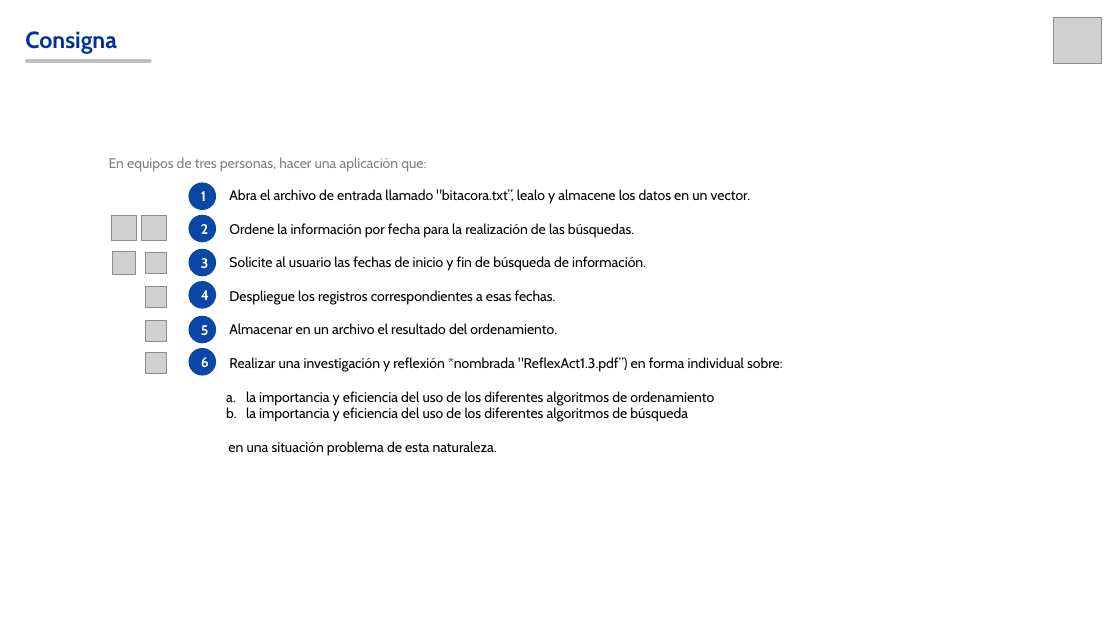
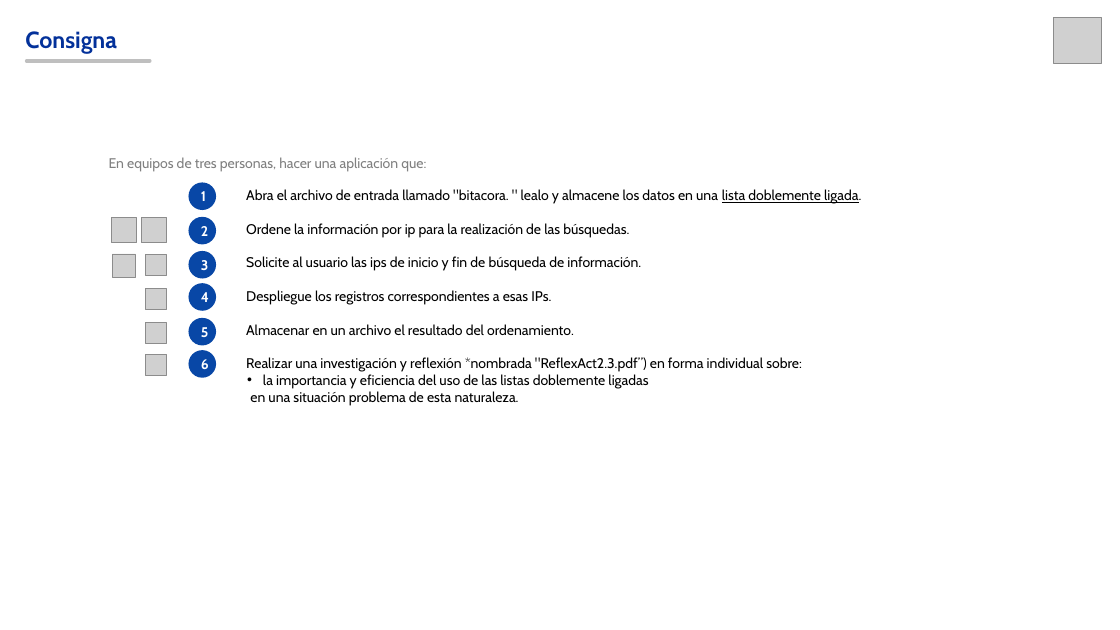
Before and after one commit to kochomati/actividad1_3, a slide deck: slide 2 of actividad_2_3/reflexiones/ReflexAct1.3-MatiasKochowski.pptx. Drawn at 1120x630 pixels with LibreOffice and Linux fonts; fonts in the diff are those of the drawing; grey boxes stand for pictures. Boxes give left, top, right and bottom in pixels: in the first picture for what was removed or moved away, otherwise in the second. Text is boxed around its words. In the diff, an @@ line names an element or a change of style, - is before the commit and + after.

Commit message:
Updated Powerpoint.

```diff
--- a/actividad_2_3/reflexiones/ReflexAct1.3-MatiasKochowski.pptx
+++ b/actividad_2_3/reflexiones/ReflexAct1.3-MatiasKochowski.pptx
@@ text "Abra el archivo de entrada ...": place and size @@
-text "Abra el archivo de entrada ..." at box(228, 189, 783, 456)
+text "Abra el archivo de entrada ..." at box(246, 189, 861, 406)
@@ text at box(246, 189, 861, 305): text changed @@
-1. Abra el archivo de entrada llamado "bitacora.txt”, lealo y almacene los datos en un vector.
-2. Ordene la información por fecha para la realización de las búsquedas.
-3. Solicite al usuario las fechas de inicio y fin de búsqueda de información.
-4. Despliegue los registros correspondientes a esas fechas.
+Abra el archivo de entrada llamado "bitacora. " lealo y almacene los datos en una lista doblemente ligada.
+Ordene la información por ip para la realización de las búsquedas.
+Solicite al usuario las ips de inicio y fin de búsqueda de información.
+Despliegue los registros correspondientes a esas IPs.
@@ text at box(246, 324, 574, 406): bullet 1. to none; indent changed @@
@@ text at box(246, 357, 802, 389): text changed @@
-6. Realizar una investigación y reflexión *nombrada "ReflexAct1.3.pdf”) en forma individual sobre:
-  a. la importancia y eficiencia del uso de los diferentes algoritmos de ordenamiento
-  b. la importancia y eficiencia del uso de los diferentes algoritmos de búsqueda
+Realizar una investigación y reflexión *nombrada "ReflexAct2.3.pdf”) en forma individual sobre:
+  • la importancia y eficiencia del uso de las listas doblemente ligadas
```
Also in this commit, not shown: 5 other slides changed, 1 slide removed, 3 other files.
